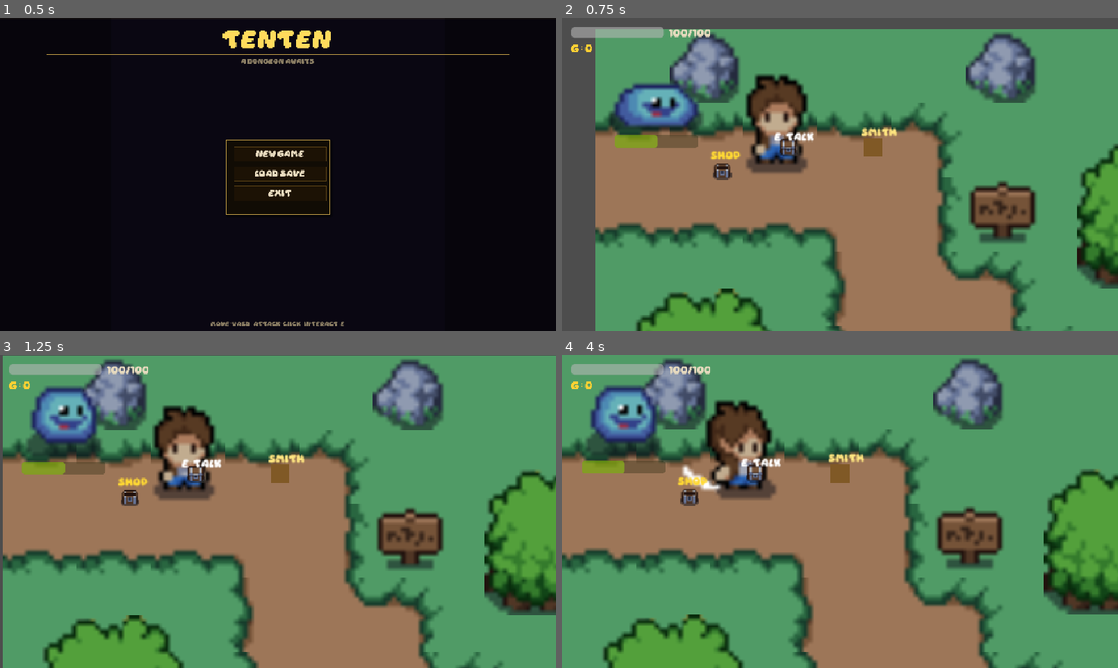
Above: before the commit, frames 1-4 (two rows, left to right).
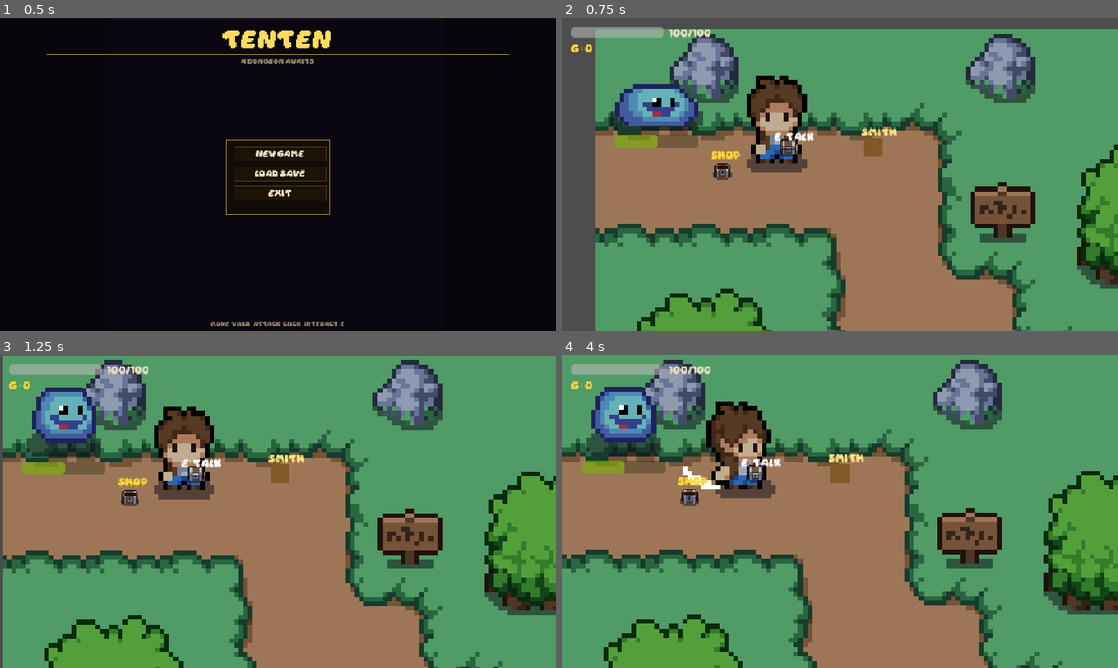
Above: after the commit, the same moments.

Repository: Puget-Sound-Skills-Center/godot-tenten-project
Game: Godot game, scene res://scenes/main.tscn
The game is run twice, just before and just after one commit, with the same random seed, the same clock (stepped at 60 frames per second) and the same inputs.
Inputs (mouse positions are in pixels of both pictures, inside the frame that each line leads up to):
- Up to frame 1 (0.5 s): no input
- Up to frame 2 (0.75 s): click "New Game" at 0.5 s
- Up to frame 3 (1.25 s): no input
- Up to frame 4 (4 s): tap Enter at 1.25 s; move the mouse to (962, 495) at 1.27 s; hold D (move_right) 1.28-2 s; hold E (interact) 1.28-2 s; click (962, 495) at 1.42 s; click "> Accept" at 2 s; click "> (Set out)" at 2.75 s; drag from (728, 527) to (745, 452) at 3.52 s

Frame 1 is identical in both runs. In frame 2, 7.3% of the frame differs, in the area x 6-100%, y 4-100%; in frame 3, 7.6%; in frame 4, 7.9%, in the area x 0-100%, y 1-100%.

Commit message:
fix(ui-scale): force nearest texture filter on SubViewport canvas
SubViewports do not inherit the project's default_texture_filter (they default to linear), which blurred the magnified pixel art (4x tilemap x 2x camera). main.gd now calls RenderingServer.viewport_set_default_canvas_item_texture_filter(NEAREST) on the SubViewport so all inheriting sprites/tilemaps render crisp. Verified live at full 1920x1080.

Co-Authored-By: Claude Opus 4.8 <noreply@anthropic.com>

Diff:
--- a/script/main.gd
+++ b/script/main.gd
@@ -4,6 +4,13 @@
 	var vp := $SubViewportContainer/SubViewport as SubViewport
 	global.game_viewport = vp
 	$SubViewportContainer.texture_filter = CanvasItem.TEXTURE_FILTER_NEAREST
+	# SubViewports do NOT inherit the project's default_texture_filter (they
+	# default to linear), which blurs the magnified pixel art. Force nearest on
+	# the SubViewport's canvas so all inheriting sprites/tilemaps stay crisp.
+	RenderingServer.viewport_set_default_canvas_item_texture_filter(
+		vp.get_viewport_rid(),
+		RenderingServer.CANVAS_ITEM_TEXTURE_FILTER_NEAREST
+	)
 	global.scene_change_requested.connect(_on_scene_change)
 	_load_scene("res://scenes/home_screen.tscn")
 
